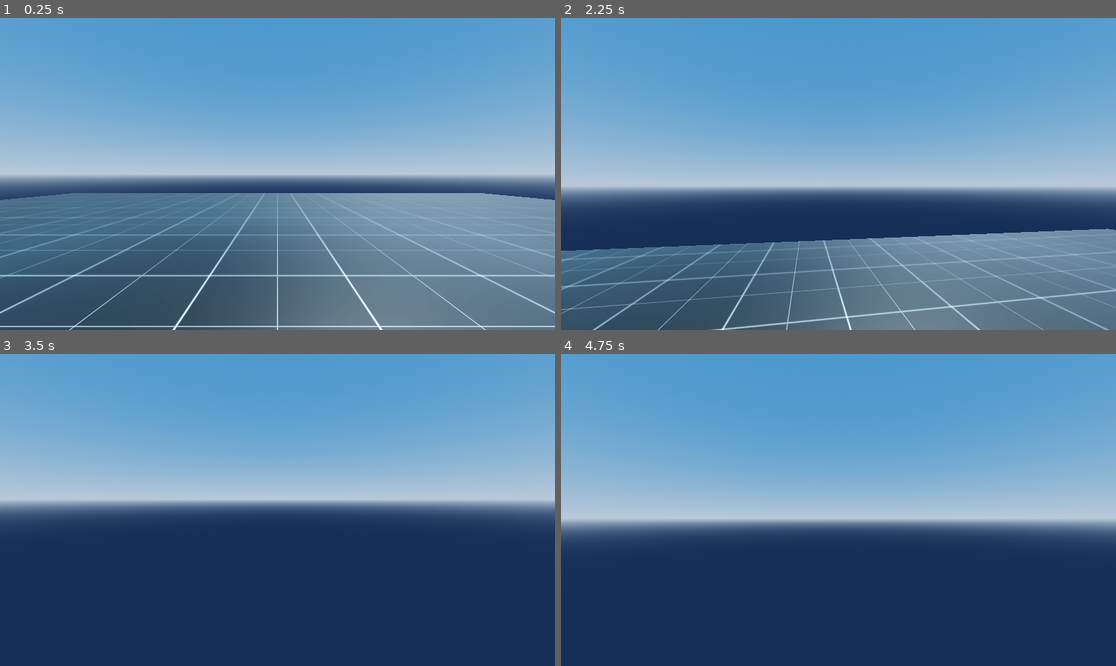
Above: before the commit, frames 1-4 (two rows, left to right).
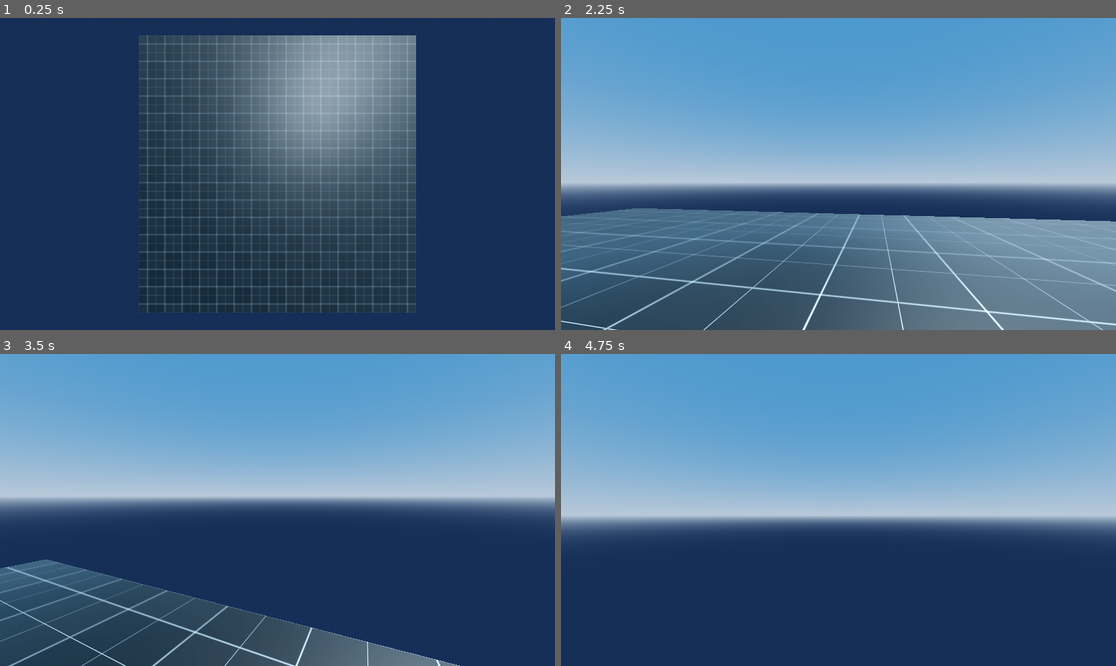
Above: after the commit, the same moments.

Repository: C12-H22-O11/sandbox_study
Game: Godot game, scene res://scenes/levels/sandbox_level.tscn
Two runs of this game, one before a commit and one after it. Both use one fixed random seed, a clock stepped at 60 frames per second and the inputs below. This scene is started directly instead of the project's main scene.
Inputs (mouse positions are in pixels of both pictures, inside the frame that each line leads up to):
- Up to frame 1 (0.25 s): no input
- Up to frame 2 (2.25 s): tap Enter (ui_accept) at 0.5, 0.77, 1.52 s; move the mouse to (866, 174) at 0.52 s; hold W (move_forward) from 0.53 s (still down); click (866, 174) at 0.67 s; move the mouse to (810, 174) at 1.27 s; click (810, 174) at 1.42 s; move the mouse to (849, 167) at 2.02 s; click (849, 167) at 2.17 s
- Up to frame 3 (3.5 s): keep holding W (move_forward); move the mouse to (271, 516) at 2.77 s; click (271, 516) at 2.92 s; tap Enter (ui_accept) at 3.02 s
- Up to frame 4 (4.75 s): keep holding W (move_forward); move the mouse to (877, 513) at 3.52 s; click (877, 513) at 3.67 s; tap Enter (ui_accept) at 3.77, 4.25, 4.52 s; move the mouse to (794, 506) at 4.27 s; click (794, 506) at 4.42 s

The runs differ from the first frame. In frame 1, 98% of the frame differs, in the area x 0-100%, y 0-100%; in frame 2, 16%; in frame 3, 12%; in frame 4, 2.7%.

Commit message:
feat :sparkles: : added multiplayer authority on players

Diff:
--- /dev/null
+++ b/scenes/levels/player_spawner.gd
@@ -0,0 +1,18 @@
+class_name PlayerSpawner
+extends MultiplayerSpawner
+
+const PLAYER_SCENE := preload("res://scenes/player/player.tscn")
+
+func _ready() -> void:
+	spawn_function = spawn_player
+
+func spawn_player(data: Dictionary) -> Node:
+	var player_instance: Player = PLAYER_SCENE.instantiate()
+	player_instance.setup_multiplayer.call_deferred(data['id'])
+	return player_instance
+
+@rpc("any_peer", "call_local", "reliable")
+func request_spawn(data: Dictionary) -> void:
+	var sender_id := multiplayer.get_remote_sender_id()
+	data['id'] = sender_id
+	spawn(data)
--- a/scenes/levels/sandbox_level.tscn
+++ b/scenes/levels/sandbox_level.tscn
@@ -1,7 +1,8 @@
-[gd_scene load_steps=8 format=3 uid="uid://kop0l0v86hog"]
+[gd_scene load_steps=9 format=3 uid="uid://kop0l0v86hog"]
 
+[ext_resource type="Script" path="res://scenes/levels/spawning_platform.gd" id="1_c8asd"]
 [ext_resource type="Material" uid="uid://ba75cp2p48ye4" path="res://resources/materials/grid/grid.tres" id="1_tkb72"]
-[ext_resource type="PackedScene" uid="uid://8x27mf3mb8sd" path="res://scenes/player/player.tscn" id="2_khodt"]
+[ext_resource type="Script" path="res://scenes/levels/player_spawner.gd" id="3_1rg0g"]
 
 [sub_resource type="ProceduralSkyMaterial" id="ProceduralSkyMaterial_gcp2o"]
 sky_top_color = Color(0.23908, 0.463795, 0.678248, 1)
@@ -38,18 +39,23 @@
 
 [node name="Terrain" type="Node3D" parent="World"]
 
-[node name="StaticBody3D" type="StaticBody3D" parent="World/Terrain"]
+[node name="Platform" type="StaticBody3D" parent="World/Terrain" node_paths=PackedStringArray("player_spawner")]
+script = ExtResource("1_c8asd")
+player_spawner = NodePath("../../PlayerSpawner")
 
-[node name="CollisionShape3D" type="CollisionShape3D" parent="World/Terrain/StaticBody3D"]
+[node name="CollisionShape3D" type="CollisionShape3D" parent="World/Terrain/Platform"]
 transform = Transform3D(1, 0, 0, 0, 1, 0, 0, 0, 1, 0, -0.5, 0)
 shape = SubResource("BoxShape3D_561iv")
 
-[node name="MeshInstance3D" type="MeshInstance3D" parent="World/Terrain/StaticBody3D"]
+[node name="MeshInstance3D" type="MeshInstance3D" parent="World/Terrain/Platform"]
 mesh = SubResource("PlaneMesh_6jpfk")
 
 [node name="Players" type="Node3D" parent="World"]
 
-[node name="Player" parent="World/Players" instance=ExtResource("2_khodt")]
+[node name="PlayerSpawner" type="MultiplayerSpawner" parent="World"]
+_spawnable_scenes = PackedStringArray("res://scenes/player/player.tscn")
+spawn_path = NodePath("../Players")
+script = ExtResource("3_1rg0g")
 
 [node name="Camera3D" type="Camera3D" parent="."]
 transform = Transform3D(1, 0, 0, 0, -4.37114e-08, 1, 0, -1, -4.37114e-08, 0, 18, 0)
--- /dev/null
+++ b/scenes/levels/spawning_platform.gd
@@ -0,0 +1,19 @@
+extends StaticBody3D
+@export var player_spawner : PlayerSpawner
+
+var just_pressed := false
+
+func _ready() -> void:
+	input_event.connect(_on_input_event)
+
+func _on_input_event(_camera: Node, _event: InputEvent, event_position: Vector3, normal: Vector3, _shape_idx: int) -> void:
+	if Input.is_mouse_button_pressed(MOUSE_BUTTON_LEFT) and not just_pressed:
+		just_pressed = true
+		var data := {
+			'position' : event_position,
+			'normal' : normal
+		}
+		player_spawner.request_spawn.rpc_id(1, data)
+
+	if not Input.is_mouse_button_pressed(MOUSE_BUTTON_LEFT) and just_pressed:
+		just_pressed = false
--- a/scenes/player/player.gd
+++ b/scenes/player/player.gd
@@ -1,25 +1,32 @@
+class_name Player
 extends CharacterBody3D
-
 
 const SPEED = 5.0
 const JUMP_VELOCITY = 4.5
 const ACCELERATION = 15
 const DECELERATION = 20
 @export var head: Node3D
-
+@export var camera: Camera3D
 
 func _input(event: InputEvent) -> void:
+	if not is_multiplayer_authority():
+		return
 	if event is InputEventMouseMotion:
 		var mouse_input := -Vector2(deg_to_rad(event.relative.x), deg_to_rad(event.relative.y))
 		mouse_input *= 0.3
 		rotate_y(mouse_input.x)
 		head.rotation.x = clampf(head.rotation.x+mouse_input.y, -TAU/4, TAU/4)
 
-func _ready() -> void:
-	Input.mouse_mode = Input.MOUSE_MODE_CAPTURED
-
+func setup_multiplayer(id: int) -> void:
+	set_multiplayer_authority(id)
+	var local_id := multiplayer.get_unique_id()
+	if local_id == id:
+		camera.make_current()
+		Input.mouse_mode = Input.MOUSE_MODE_CAPTURED
 
 func _physics_process(delta: float) -> void:
+	if not is_multiplayer_authority():
+		return
 	# Add the gravity.
 	if not is_on_floor():
 		velocity += get_gravity() * delta
--- a/scenes/player/player.tscn
+++ b/scenes/player/player.tscn
@@ -10,9 +10,15 @@
 radius = 0.3
 height = 1.8
 
-[node name="Player" type="CharacterBody3D" node_paths=PackedStringArray("head")]
+[sub_resource type="SceneReplicationConfig" id="SceneReplicationConfig_y6ycm"]
+properties/0/path = NodePath(".:position")
+properties/0/spawn = true
+properties/0/replication_mode = 1
+
+[node name="Player" type="CharacterBody3D" node_paths=PackedStringArray("head", "camera")]
 script = ExtResource("1_n0sd2")
 head = NodePath("Head")
+camera = NodePath("Head/Camera3D")
 
 [node name="CollisionShape3D" type="CollisionShape3D" parent="."]
 transform = Transform3D(1, 0, 0, 0, 1, 0, 0, 0, 1, 0, 0.9, 0)
@@ -26,3 +32,6 @@
 transform = Transform3D(1, 0, 0, 0, 1, 0, 0, 0, 1, 0, 1.5, 0)
 
 [node name="Camera3D" type="Camera3D" parent="Head"]
+
+[node name="MultiplayerSynchronizer" type="MultiplayerSynchronizer" parent="."]
+replication_config = SubResource("SceneReplicationConfig_y6ycm")
Not shown: 1 places in scenes/player/player.tscn that only renumber resources
